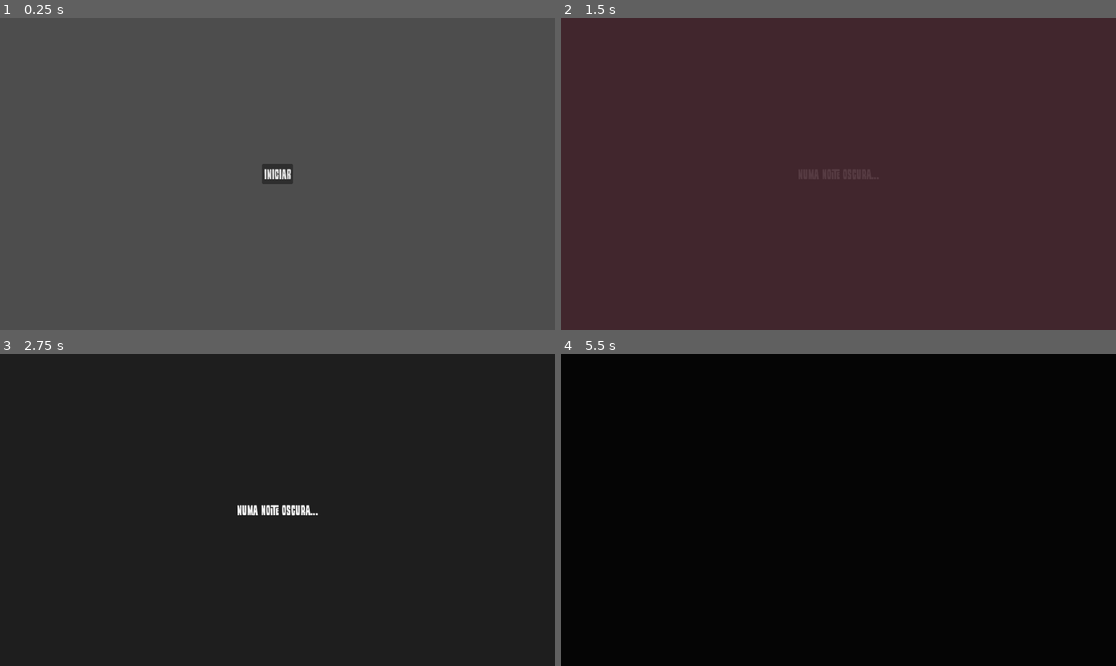
Above: before the commit, frames 1-4 (two rows, left to right).
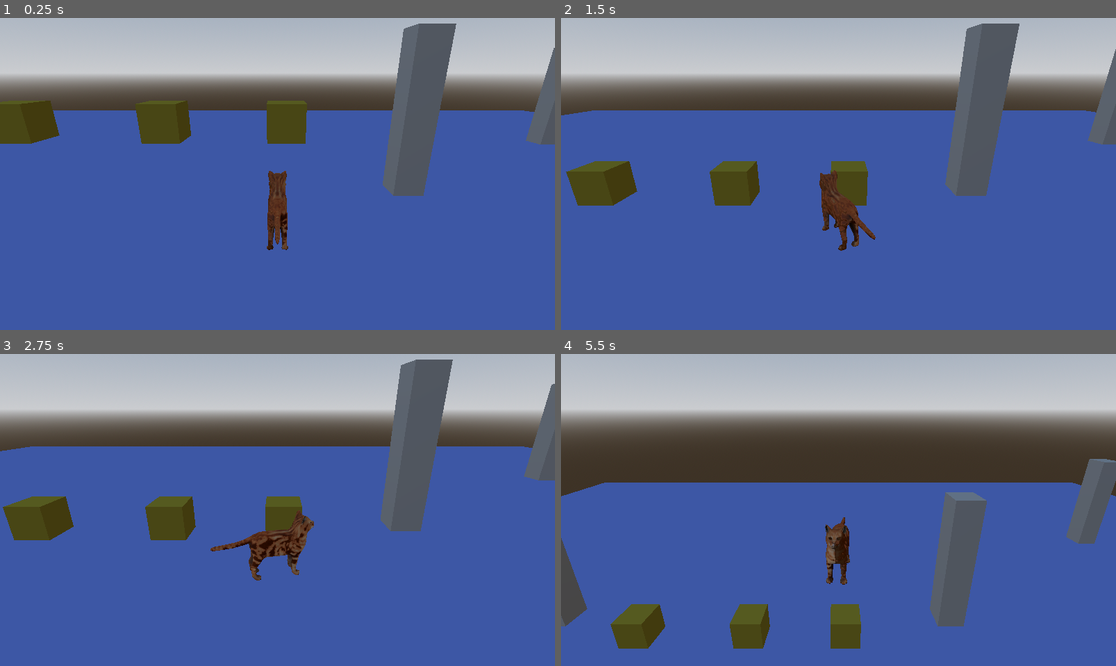
Above: after the commit, the same moments.

Repository: otsuki1153/Game-Jam-Base
Game: Godot game, scene res://Level Scenes/main.tscn
Same seed, same stepped clock (60 frames per second), same inputs: the game is played once before the commit and once after it. Before the commit the project starts from res://start_menu.tscn. Video files are missing from this copy of the repository; at most half a second of black plays in their place.
Inputs (mouse positions are in pixels of both pictures, inside the frame that each line leads up to):
- Up to frame 1 (0.25 s): no input
- Up to frame 2 (1.5 s): click (838, 174) at 0.5 s, where only the run before the commit has a clickable "INICIAR"; move the mouse to (960, 158) at 1.27 s; tap A (A) at 1.35 s
- Up to frame 3 (2.75 s): tap D (D) at 1.55, 2.1 s; move the mouse to (166, 525) at 2.02 s; tap S (S) at 2.3 s
- Up to frame 4 (5.5 s): move the mouse to (894, 441) at 2.77 s; tap S (S) at 2.85, 4.55 s; tap A (A) at 3.05, 3.6, 5.3 s; move the mouse to (810, 572) at 3.52 s; tap D (D) at 3.8, 4.35 s; move the mouse to (1005, 556) at 4.27 s; tap Enter at 5 s; move the mouse to (672, 463) at 5.02 s; tap Space (Espaco) at 5.1 s

The runs differ from the first frame. In frame 1, 93% of the frame differs, in the area x 0-100%, y 0-100%; in frame 2, 97%; in frame 3, 100%; in frame 4, 100%.

Commit message:
add inventory system and collectables

Diff:
--- a/treino-de-2.5-3d/Characters Scenes/Enemy.tscn
+++ b/treino-de-2.5-3d/Characters Scenes/Enemy.tscn
@@ -4,12 +4,16 @@
 
 [sub_resource type="CapsuleShape3D" id="CapsuleShape3D_he4sk"]
 
+[sub_resource type="StandardMaterial3D" id="StandardMaterial3D_cqkcb"]
+albedo_color = Color(0.88278794, 0, 0.08851924, 1)
+
 [sub_resource type="CapsuleMesh" id="CapsuleMesh_4gyqm"]
+material = SubResource("StandardMaterial3D_cqkcb")
 
 [sub_resource type="BoxShape3D" id="BoxShape3D_7xaro"]
 size = Vector3(0.81596375, 1, 1.6082096)
 
-[node name="Enemy" type="CharacterBody3D" unique_id=499718888]
+[node name="Enemy" type="CharacterBody3D" unique_id=499718888 groups=["enemies"]]
 script = ExtResource("1_cqkcb")
 speed = 5.0
 friction = 30.0
--- a/treino-de-2.5-3d/Characters Scenes/player.tscn
+++ b/treino-de-2.5-3d/Characters Scenes/player.tscn
@@ -8,6 +8,8 @@
 [sub_resource type="BoxShape3D" id="BoxShape3D_k6te6"]
 
 [node name="Player" type="CharacterBody3D" unique_id=249294880]
+collision_layer = 2
+collision_mask = 0
 script = ExtResource("1_365mm")
 
 [node name="MeshInstance3D" type="MeshInstance3D" parent="." unique_id=77113508]
--- a/treino-de-2.5-3d/Level Scenes/main.tscn
+++ b/treino-de-2.5-3d/Level Scenes/main.tscn
@@ -2,6 +2,7 @@
 
 [ext_resource type="PackedScene" uid="uid://dh6sf4bucm567" path="res://Characters Scenes/player.tscn" id="1_8pmea"]
 [ext_resource type="PackedScene" uid="uid://ho4bc3t0ws2r" path="res://Characters Scenes/Enemy.tscn" id="2_8c7bq"]
+[ext_resource type="PackedScene" uid="uid://rxiqkjsnfhhv" path="res://Level Scenes/test_escenario.tscn" id="2_cyfsr"]
 
 [sub_resource type="ProceduralSkyMaterial" id="ProceduralSkyMaterial_8pmea"]
 sky_horizon_color = Color(0.66224277, 0.6717428, 0.6867428, 1)
@@ -15,20 +16,6 @@
 sky = SubResource("Sky_8c7bq")
 tonemap_mode = 2
 
-[sub_resource type="StandardMaterial3D" id="StandardMaterial3D_8pmea"]
-albedo_color = Color(0, 0, 1, 1)
-
-[sub_resource type="PlaneMesh" id="PlaneMesh_8pmea"]
-material = SubResource("StandardMaterial3D_8pmea")
-
-[sub_resource type="BoxShape3D" id="BoxShape3D_8pmea"]
-size = Vector3(6.4368286, 0.5411377, 6.424156)
-
-[sub_resource type="BoxMesh" id="BoxMesh_8c7bq"]
-
-[sub_resource type="ConcavePolygonShape3D" id="ConcavePolygonShape3D_cyfsr"]
-data = PackedVector3Array(-0.5, 0.5, 0.5, 0.5, 0.5, 0.5, -0.5, -0.5, 0.5, 0.5, 0.5, 0.5, 0.5, -0.5, 0.5, -0.5, -0.5, 0.5, 0.5, 0.5, -0.5, -0.5, 0.5, -0.5, 0.5, -0.5, -0.5, -0.5, 0.5, -0.5, -0.5, -0.5, -0.5, 0.5, -0.5, -0.5, 0.5, 0.5, 0.5, 0.5, 0.5, -0.5, 0.5, -0.5, 0.5, 0.5, 0.5, -0.5, 0.5, -0.5, -0.5, 0.5, -0.5, 0.5, -0.5, 0.5, -0.5, -0.5, 0.5, 0.5, -0.5, -0.5, -0.5, -0.5, 0.5, 0.5, -0.5, -0.5, 0.5, -0.5, -0.5, -0.5, 0.5, 0.5, 0.5, -0.5, 0.5, 0.5, 0.5, 0.5, -0.5, -0.5, 0.5, 0.5, -0.5, 0.5, -0.5, 0.5, 0.5, -0.5, -0.5, -0.5, 0.5, 0.5, -0.5, 0.5, -0.5, -0.5, -0.5, 0.5, -0.5, 0.5, 0.5, -0.5, -0.5, -0.5, -0.5, -0.5)
-
 [node name="Main" type="Node3D" unique_id=727504047]
 
 [node name="WorldEnvironment" type="WorldEnvironment" parent="." unique_id=1281177269]
@@ -36,6 +23,7 @@
 
 [node name="Player" parent="." unique_id=249294880 node_paths=PackedStringArray("enemy") instance=ExtResource("1_8pmea")]
 transform = Transform3D(1, 0, 0, 0, 1, 0, 0, 0, 1, 0, 1.194841, 0)
+collision_mask = 5
 up_direction = Vector3(0, 0, 1)
 SPEED = 50.0
 friction = 15.0
@@ -48,119 +36,8 @@
 transform = Transform3D(1, 0, 0, 0, 0.9965829, 0.08259952, 0, -0.08259952, 0.9965829, 0, 0.60379887, 4.791954)
 fov = 58.0
 
-[node name="StaticBody3D" type="StaticBody3D" parent="." unique_id=149542513]
-transform = Transform3D(8.27, 0, 0, 0, 8.27, 0, 0, 0, 8.27, 0, 0, 0)
+[node name="Escenario" parent="." unique_id=1692842593 instance=ExtResource("2_cyfsr")]
 
-[node name="MeshInstance3D" type="MeshInstance3D" parent="StaticBody3D" unique_id=288782727]
-transform = Transform3D(3.22, 0, 0, 0, 3.22, 0, 0, 0, 3.22, 0, 0, 0)
-mesh = SubResource("PlaneMesh_8pmea")
-
-[node name="CollisionShape3D" type="CollisionShape3D" parent="StaticBody3D" unique_id=62866042]
-transform = Transform3D(1, 0, 0, 0, 1, 0, 0, 0, 1, -0.0011299073, -0.22943115, -0.0067405854)
-shape = SubResource("BoxShape3D_8pmea")
-
-[node name="DirectionalLight3D" type="DirectionalLight3D" parent="." unique_id=44104671]
-transform = Transform3D(1, 0, 0, 0, 0.005654857, 0.999984, 0, -0.999984, 0.005654857, 0, 21.133732, 0)
-
-[node name="Bridge" type="StaticBody3D" parent="." unique_id=1437444304]
-transform = Transform3D(1, 0, 0, 0, 1, 0, 0, 0, 1, 0, 0.4884882, 5.2648764)
-
-[node name="MeshInstance3D" type="MeshInstance3D" parent="Bridge" unique_id=505383889]
-transform = Transform3D(1, 0, 0, 0, 9.191154, 0, 0, 0, 1, 0, 0, 0)
-mesh = SubResource("BoxMesh_8c7bq")
-
-[node name="CollisionShape3D2" type="CollisionShape3D" parent="Bridge" unique_id=259462285]
-transform = Transform3D(1, 0, 0, 0, 9.191154, 0, 0, 0, 1, 0, 0, 0)
-shape = SubResource("ConcavePolygonShape3D_cyfsr")
-
-[node name="Bridge2" type="StaticBody3D" parent="." unique_id=741309907]
-transform = Transform3D(1, 0, 0, 0, 1, 0, 0, 0, 1, -11.031557, 0.4884882, 10.537199)
-
-[node name="MeshInstance3D" type="MeshInstance3D" parent="Bridge2" unique_id=1845378209]
-transform = Transform3D(1, 0, 0, 0, 9.191154, 0, 0, 0, 1, 0, 0, 0)
-mesh = SubResource("BoxMesh_8c7bq")
-
-[node name="CollisionShape3D2" type="CollisionShape3D" parent="Bridge2" unique_id=96197530]
-transform = Transform3D(1, 0, 0, 0, 9.191154, 0, 0, 0, 1, 0, 0, 0)
-shape = SubResource("ConcavePolygonShape3D_cyfsr")
-
-[node name="Bridge3" type="StaticBody3D" parent="." unique_id=1584964483]
-transform = Transform3D(1, 0, 0, 0, 1, 0, 0, 0, 1, -11.031557, 0.4884882, -4.5471354)
-
-[node name="MeshInstance3D" type="MeshInstance3D" parent="Bridge3" unique_id=1115908517]
-transform = Transform3D(1, 0, 0, 0, 9.191154, 0, 0, 0, 1, 0, 0, 0)
-mesh = SubResource("BoxMesh_8c7bq")
-
-[node name="CollisionShape3D2" type="CollisionShape3D" parent="Bridge3" unique_id=644299735]
-transform = Transform3D(1, 0, 0, 0, 9.191154, 0, 0, 0, 1, 0, 0, 0)
-shape = SubResource("ConcavePolygonShape3D_cyfsr")
-
-[node name="Bridge4" type="StaticBody3D" parent="." unique_id=396470970]
-transform = Transform3D(1, 0, 0, 0, 1, 0, 0, 0, 1, 4.32786, 0.4884882, -4.5471354)
-
-[node name="MeshInstance3D" type="MeshInstance3D" parent="Bridge4" unique_id=865436977]
-transform = Transform3D(1, 0, 0, 0, 9.191154, 0, 0, 0, 1, 0, 0, 0)
-mesh = SubResource("BoxMesh_8c7bq")
-
-[node name="CollisionShape3D2" type="CollisionShape3D" parent="Bridge4" unique_id=763377406]
-transform = Transform3D(1, 0, 0, 0, 9.191154, 0, 0, 0, 1, 0, 0, 0)
-shape = SubResource("ConcavePolygonShape3D_cyfsr")
-
-[node name="Bridge5" type="StaticBody3D" parent="." unique_id=213321678]
-transform = Transform3D(1, 0, 0, 0, 1, 0, 0, 0, 1, 4.32786, 0.4884882, 13.924626)
-
-[node name="MeshInstance3D" type="MeshInstance3D" parent="Bridge5" unique_id=237523266]
-transform = Transform3D(1, 0, 0, 0, 9.191154, 0, 0, 0, 1, 0, 0, 0)
-mesh = SubResource("BoxMesh_8c7bq")
-
-[node name="CollisionShape3D2" type="CollisionShape3D" parent="Bridge5" unique_id=1623626939]
-transform = Transform3D(1, 0, 0, 0, 9.191154, 0, 0, 0, 1, 0, 0, 0)
-shape = SubResource("ConcavePolygonShape3D_cyfsr")
-
-[node name="Bridge6" type="StaticBody3D" parent="." unique_id=679026556]
-transform = Transform3D(1, 0, 0, 0, 1, 0, 0, 0, 1, 15.420908, 0.4884882, 13.924626)
-
-[node name="MeshInstance3D" type="MeshInstance3D" parent="Bridge6" unique_id=1129628944]
-transform = Transform3D(1, 0, 0, 0, 9.191154, 0, 0, 0, 1, 0, 0, 0)
-mesh = SubResource("BoxMesh_8c7bq")
-
-[node name="CollisionShape3D2" type="CollisionShape3D" parent="Bridge6" unique_id=1802186848]
-transform = Transform3D(1, 0, 0, 0, 9.191154, 0, 0, 0, 1, 0, 0, 0)
-shape = SubResource("ConcavePolygonShape3D_cyfsr")
-
-[node name="Bridge7" type="StaticBody3D" parent="." unique_id=400824698]
-transform = Transform3D(1, 0, 0, 0, 1, 0, 0, 0, 1, 15.420908, 0.4884882, -11.618627)
-
-[node name="MeshInstance3D" type="MeshInstance3D" parent="Bridge7" unique_id=213701396]
-transform = Transform3D(1, 0, 0, 0, 9.191154, 0, 0, 0, 1, 0, 0, 0)
-mesh = SubResource("BoxMesh_8c7bq")
-
-[node name="CollisionShape3D2" type="CollisionShape3D" parent="Bridge7" unique_id=653074828]
-transform = Transform3D(1, 0, 0, 0, 9.191154, 0, 0, 0, 1, 0, 0, 0)
-shape = SubResource("ConcavePolygonShape3D_cyfsr")
-
-[node name="Bridge8" type="StaticBody3D" parent="." unique_id=1449525485]
-transform = Transform3D(1, 0, 0, 0, 1, 0, 0, 0, 1, 15.420908, 0.4884882, 2.615261)
-
-[node name="MeshInstance3D" type="MeshInstance3D" parent="Bridge8" unique_id=1017597646]
-transform = Transform3D(1, 0, 0, 0, 9.191154, 0, 0, 0, 1, 0, 0, 0)
-mesh = SubResource("BoxMesh_8c7bq")
-
-[node name="CollisionShape3D2" type="CollisionShape3D" parent="Bridge8" unique_id=1253963394]
-transform = Transform3D(1, 0, 0, 0, 9.191154, 0, 0, 0, 1, 0, 0, 0)
-shape = SubResource("ConcavePolygonShape3D_cyfsr")
-
-[node name="Bridge9" type="StaticBody3D" parent="." unique_id=1549274438]
-transform = Transform3D(1, 0, 0, 0, 1, 0, 0, 0, 1, -4.3264637, 0.4884882, 18.996464)
-
-[node name="MeshInstance3D" type="MeshInstance3D" parent="Bridge9" unique_id=1771517461]
-transform = Transform3D(1, 0, 0, 0, 9.191154, 0, 0, 0, 1, 0, 0, 0)
-mesh = SubResource("BoxMesh_8c7bq")
-
-[node name="CollisionShape3D2" type="CollisionShape3D" parent="Bridge9" unique_id=1673721745]
-transform = Transform3D(1, 0, 0, 0, 9.191154, 0, 0, 0, 1, 0, 0, 0)
-shape = SubResource("ConcavePolygonShape3D_cyfsr")
-
-[node name="CharacterBody3D" parent="." unique_id=499718888 node_paths=PackedStringArray("player") instance=ExtResource("2_8c7bq")]
+[node name="Enemy" parent="." unique_id=499718888 node_paths=PackedStringArray("player") instance=ExtResource("2_8c7bq")]
 transform = Transform3D(1, 0, 0, 0, 1, 0, 0, 0, 1, 0, 6.914803, 12.688668)
 player = NodePath("../Player")
--- /dev/null
+++ b/treino-de-2.5-3d/Level Scenes/test_escenario.tscn
@@ -0,0 +1,154 @@
+[gd_scene format=3 uid="uid://rxiqkjsnfhhv"]
+
+[ext_resource type="PackedScene" uid="uid://b8e4kwd1s5rcy" path="res://collectables/collectable.tscn" id="1_k3qng"]
+
+[sub_resource type="StandardMaterial3D" id="StandardMaterial3D_8pmea"]
+albedo_color = Color(0.3863902, 0.4580878, 0.73859894, 1)
+
+[sub_resource type="PlaneMesh" id="PlaneMesh_8pmea"]
+material = SubResource("StandardMaterial3D_8pmea")
+
+[sub_resource type="BoxShape3D" id="BoxShape3D_8pmea"]
+size = Vector3(6.4368286, 0.5411377, 6.424156)
+
+[sub_resource type="BoxMesh" id="BoxMesh_8c7bq"]
+
+[sub_resource type="ConcavePolygonShape3D" id="ConcavePolygonShape3D_cyfsr"]
+data = PackedVector3Array(-0.5, 0.5, 0.5, 0.5, 0.5, 0.5, -0.5, -0.5, 0.5, 0.5, 0.5, 0.5, 0.5, -0.5, 0.5, -0.5, -0.5, 0.5, 0.5, 0.5, -0.5, -0.5, 0.5, -0.5, 0.5, -0.5, -0.5, -0.5, 0.5, -0.5, -0.5, -0.5, -0.5, 0.5, -0.5, -0.5, 0.5, 0.5, 0.5, 0.5, 0.5, -0.5, 0.5, -0.5, 0.5, 0.5, 0.5, -0.5, 0.5, -0.5, -0.5, 0.5, -0.5, 0.5, -0.5, 0.5, -0.5, -0.5, 0.5, 0.5, -0.5, -0.5, -0.5, -0.5, 0.5, 0.5, -0.5, -0.5, 0.5, -0.5, -0.5, -0.5, 0.5, 0.5, 0.5, -0.5, 0.5, 0.5, 0.5, 0.5, -0.5, -0.5, 0.5, 0.5, -0.5, 0.5, -0.5, 0.5, 0.5, -0.5, -0.5, -0.5, 0.5, 0.5, -0.5, 0.5, -0.5, -0.5, -0.5, 0.5, -0.5, 0.5, 0.5, -0.5, -0.5, -0.5, -0.5, -0.5)
+
+[node name="Node3D" type="Node3D" unique_id=1692842593]
+
+[node name="world" type="Node3D" parent="." unique_id=332573748]
+
+[node name="StaticBody3D" type="StaticBody3D" parent="world" unique_id=573528089]
+transform = Transform3D(8.27, 0, 0, 0, 8.27, 0, 0, 0, 8.27, 0, 0, 0)
+collision_mask = 0
+
+[node name="MeshInstance3D" type="MeshInstance3D" parent="world/StaticBody3D" unique_id=180807722]
+transform = Transform3D(3.22, 0, 0, 0, 3.22, 0, 0, 0, 3.22, 0, 0, 0)
+mesh = SubResource("PlaneMesh_8pmea")
+
+[node name="CollisionShape3D" type="CollisionShape3D" parent="world/StaticBody3D" unique_id=1123824622]
+transform = Transform3D(1, 0, 0, 0, 1, 0, 0, 0, 1, -0.0011299073, -0.22943115, -0.0067405854)
+shape = SubResource("BoxShape3D_8pmea")
+
+[node name="Bridge" type="StaticBody3D" parent="world" unique_id=815929366]
+transform = Transform3D(1, 0, 0, 0, 1, 0, 0, 0, 1, 0, 0.4884882, 5.2648764)
+collision_mask = 0
+
+[node name="MeshInstance3D" type="MeshInstance3D" parent="world/Bridge" unique_id=1917292667]
+transform = Transform3D(1, 0, 0, 0, 9.191154, 0, 0, 0, 1, 0, 0, 0)
+mesh = SubResource("BoxMesh_8c7bq")
+
+[node name="CollisionShape3D2" type="CollisionShape3D" parent="world/Bridge" unique_id=694293279]
+transform = Transform3D(1, 0, 0, 0, 9.191154, 0, 0, 0, 1, 0, 0, 0)
+shape = SubResource("ConcavePolygonShape3D_cyfsr")
+
+[node name="Bridge2" type="StaticBody3D" parent="world" unique_id=862108555]
+transform = Transform3D(1, 0, 0, 0, 1, 0, 0, 0, 1, -11.031557, 0.4884882, 10.537199)
+collision_mask = 0
+
+[node name="MeshInstance3D" type="MeshInstance3D" parent="world/Bridge2" unique_id=1501131624]
+transform = Transform3D(1, 0, 0, 0, 9.191154, 0, 0, 0, 1, 0, 0, 0)
+mesh = SubResource("BoxMesh_8c7bq")
+
+[node name="CollisionShape3D2" type="CollisionShape3D" parent="world/Bridge2" unique_id=605013901]
+transform = Transform3D(1, 0, 0, 0, 9.191154, 0, 0, 0, 1, 0, 0, 0)
+shape = SubResource("ConcavePolygonShape3D_cyfsr")
+
+[node name="Bridge3" type="StaticBody3D" parent="world" unique_id=1891120151]
+transform = Transform3D(1, 0, 0, 0, 1, 0, 0, 0, 1, -11.031557, 0.4884882, -4.5471354)
+collision_mask = 0
+
+[node name="MeshInstance3D" type="MeshInstance3D" parent="world/Bridge3" unique_id=1305419894]
+transform = Transform3D(1, 0, 0, 0, 9.191154, 0, 0, 0, 1, 0, 0, 0)
+mesh = SubResource("BoxMesh_8c7bq")
+
+[node name="CollisionShape3D2" type="CollisionShape3D" parent="world/Bridge3" unique_id=27455113]
+transform = Transform3D(1, 0, 0, 0, 9.191154, 0, 0, 0, 1, 0, 0, 0)
+shape = SubResource("ConcavePolygonShape3D_cyfsr")
+
+[node name="Bridge4" type="StaticBody3D" parent="world" unique_id=44761756]
+transform = Transform3D(1, 0, 0, 0, 1, 0, 0, 0, 1, 4.32786, 0.4884882, -4.5471354)
+collision_mask = 0
+
+[node name="MeshInstance3D" type="MeshInstance3D" parent="world/Bridge4" unique_id=1090776723]
+transform = Transform3D(1, 0, 0, 0, 9.191154, 0, 0, 0, 1, 0, 0, 0)
+mesh = SubResource("BoxMesh_8c7bq")
+
+[node name="CollisionShape3D2" type="CollisionShape3D" parent="world/Bridge4" unique_id=23939954]
+transform = Transform3D(1, 0, 0, 0, 9.191154, 0, 0, 0, 1, 0, 0, 0)
+shape = SubResource("ConcavePolygonShape3D_cyfsr")
+
+[node name="Bridge5" type="StaticBody3D" parent="world" unique_id=2018649154]
+transform = Transform3D(1, 0, 0, 0, 1, 0, 0, 0, 1, 4.32786, 0.4884882, 13.924626)
+collision_mask = 0
+
+[node name="MeshInstance3D" type="MeshInstance3D" parent="world/Bridge5" unique_id=1571127414]
+transform = Transform3D(1, 0, 0, 0, 9.191154, 0, 0, 0, 1, 0, 0, 0)
+mesh = SubResource("BoxMesh_8c7bq")
+
+[node name="CollisionShape3D2" type="CollisionShape3D" parent="world/Bridge5" unique_id=653896845]
+transform = Transform3D(1, 0, 0, 0, 9.191154, 0, 0, 0, 1, 0, 0, 0)
+shape = SubResource("ConcavePolygonShape3D_cyfsr")
+
+[node name="Bridge6" type="StaticBody3D" parent="world" unique_id=1679028301]
+transform = Transform3D(1, 0, 0, 0, 1, 0, 0, 0, 1, 15.420908, 0.4884882, 13.924626)
+collision_mask = 0
+
+[node name="MeshInstance3D" type="MeshInstance3D" parent="world/Bridge6" unique_id=999448724]
+transform = Transform3D(1, 0, 0, 0, 9.191154, 0, 0, 0, 1, 0, 0, 0)
+mesh = SubResource("BoxMesh_8c7bq")
+
+[node name="CollisionShape3D2" type="CollisionShape3D" parent="world/Bridge6" unique_id=124965535]
+transform = Transform3D(1, 0, 0, 0, 9.191154, 0, 0, 0, 1, 0, 0, 0)
+shape = SubResource("ConcavePolygonShape3D_cyfsr")
+
+[node name="Bridge7" type="StaticBody3D" parent="world" unique_id=1666426026]
+transform = Transform3D(1, 0, 0, 0, 1, 0, 0, 0, 1, 15.420908, 0.4884882, -11.618627)
+collision_mask = 0
+
+[node name="MeshInstance3D" type="MeshInstance3D" parent="world/Bridge7" unique_id=1464265141]
+transform = Transform3D(1, 0, 0, 0, 9.191154, 0, 0, 0, 1, 0, 0, 0)
+mesh = SubResource("BoxMesh_8c7bq")
+
+[node name="CollisionShape3D2" type="CollisionShape3D" parent="world/Bridge7" unique_id=699541188]
+transform = Transform3D(1, 0, 0, 0, 9.191154, 0, 0, 0, 1, 0, 0, 0)
+shape = SubResource("ConcavePolygonShape3D_cyfsr")
+
+[node name="Bridge8" type="StaticBody3D" parent="world" unique_id=1869748021]
+transform = Transform3D(1, 0, 0, 0, 1, 0, 0, 0, 1, 15.420908, 0.4884882, 2.615261)
+collision_mask = 0
+
+[node name="MeshInstance3D" type="MeshInstance3D" parent="world/Bridge8" unique_id=916009020]
+transform = Transform3D(1, 0, 0, 0, 9.191154, 0, 0, 0, 1, 0, 0, 0)
+mesh = SubResource("BoxMesh_8c7bq")
+
+[node name="CollisionShape3D2" type="CollisionShape3D" parent="world/Bridge8" unique_id=987119526]
+transform = Transform3D(1, 0, 0, 0, 9.191154, 0, 0, 0, 1, 0, 0, 0)
+shape = SubResource("ConcavePolygonShape3D_cyfsr")
+
+[node name="Bridge9" type="StaticBody3D" parent="world" unique_id=636161846]
+transform = Transform3D(1, 0, 0, 0, 1, 0, 0, 0, 1, -4.3264637, 0.4884882, 18.996464)
+collision_mask = 0
+
+[node name="MeshInstance3D" type="MeshInstance3D" parent="world/Bridge9" unique_id=242103729]
+transform = Transform3D(1, 0, 0, 0, 9.191154, 0, 0, 0, 1, 0, 0, 0)
+mesh = SubResource("BoxMesh_8c7bq")
+
+[node name="CollisionShape3D2" type="CollisionShape3D" parent="world/Bridge9" unique_id=1543659338]
+transform = Transform3D(1, 0, 0, 0, 9.191154, 0, 0, 0, 1, 0, 0, 0)
+shape = SubResource("ConcavePolygonShape3D_cyfsr")
+
+[node name="Collectables" type="Node3D" parent="." unique_id=331153170]
+
+[node name="Collectable1" parent="Collectables" unique_id=256963618 instance=ExtResource("1_k3qng")]
+transform = Transform3D(1, 0, 0, 0, 1, 0, 0, 0, 1, -6.895945, 2.883469, -3.1782131)
+
+[node name="Collectable2" parent="Collectables" unique_id=909151617 instance=ExtResource("1_k3qng")]
+transform = Transform3D(1, 0, 0, 0, 1, 0, 0, 0, 1, -3.0331218, 2.883469, -3.1782131)
+item_type = 1
+
+[node name="Collectable3" parent="Collectables" unique_id=611943895 instance=ExtResource("1_k3qng")]
+transform = Transform3D(1, 0, 0, 0, 1, 0, 0, 0, 1, 0.23044586, 2.883469, -3.1782131)
+item_type = 2
--- /dev/null
+++ b/treino-de-2.5-3d/collectables/collectable.gd
@@ -0,0 +1,14 @@
+extends RigidBody3D
+
+@export var item_type: InventoryManager.Items
+@onready var area_3d: Area3D = $Area3D
+
+# Called when the node enters the scene tree for the first time.
+func _ready() -> void:
+	assert(item_type !=null, "item type required")
+	area_3d.body_entered.connect(handle)
+
+func handle(body):
+	if body.is_in_group("player"):
+		InventoryManager.add_item(item_type)
+		queue_free()
--- /dev/null
+++ b/treino-de-2.5-3d/collectables/collectable.tscn
@@ -0,0 +1,28 @@
+[gd_scene format=3 uid="uid://b8e4kwd1s5rcy"]
+
+[ext_resource type="Script" uid="uid://dqc3rr87st5cc" path="res://collectables/collectable.gd" id="1_xtauc"]
+
+[sub_resource type="BoxShape3D" id="BoxShape3D_dkyxv"]
+
+[sub_resource type="StandardMaterial3D" id="StandardMaterial3D_blv3s"]
+albedo_color = Color(0.5181602, 0.47351897, 0.10975512, 1)
+
+[sub_resource type="BoxMesh" id="BoxMesh_k3qng"]
+material = SubResource("StandardMaterial3D_blv3s")
+
+[node name="RigidBody3D" type="RigidBody3D" unique_id=403201364]
+collision_layer = 0
+script = ExtResource("1_xtauc")
+
+[node name="CollisionShape3D2" type="CollisionShape3D" parent="." unique_id=609346668]
+shape = SubResource("BoxShape3D_dkyxv")
+
+[node name="Area3D" type="Area3D" parent="." unique_id=256963618]
+collision_layer = 8
+collision_mask = 2
+
+[node name="MeshInstance3D" type="MeshInstance3D" parent="Area3D" unique_id=879290149]
+mesh = SubResource("BoxMesh_k3qng")
+
+[node name="CollisionShape3D" type="CollisionShape3D" parent="Area3D" unique_id=1780239513]
+shape = SubResource("BoxShape3D_dkyxv")
--- /dev/null
+++ b/treino-de-2.5-3d/cutscenes/intro.gd
@@ -0,0 +1,5 @@
+extends Control
+
+
+func go_to_game():
+	SceneManager.go_to_game()
--- a/treino-de-2.5-3d/cutscenes/intro.tscn
+++ b/treino-de-2.5-3d/cutscenes/intro.tscn
@@ -1,6 +1,7 @@
 [gd_scene format=3 uid="uid://dua2eag4uaigu"]
 
 [ext_resource type="FontFile" uid="uid://bqjb51y27rckv" path="res://fonts/woodstamp/Woodstamp.otf" id="1_fwsgo"]
+[ext_resource type="Script" uid="uid://dc4dr7tdsgw1f" path="res://cutscenes/intro.gd" id="1_fynay"]
 [ext_resource type="VideoStream" uid="uid://cfqy00rlbmmue" path="res://cutscenes/videos/demo_cutscene.ogv" id="2_mbx7u"]
 
 [sub_resource type="Animation" id="Animation_fwsgo"]
@@ -88,10 +89,24 @@
 tracks/3/interp = 1
 tracks/3/loop_wrap = true
 tracks/3/keys = {
-"times": PackedFloat32Array(4, 4.5),
-"transitions": PackedFloat32Array(1, 1),
+"times": PackedFloat32Array(4, 4.5, 6.1),
+"transitions": PackedFloat32Array(1, 3.249004, 2.07053),
 "update": 0,
-"values": [Color(1, 1, 1, 0), Color(1, 1, 1, 1)]
+"values": [Color(1, 1, 1, 0), Color(1, 1, 1, 1), Color(1, 1, 1, 0)]
+}
+tracks/4/type = "method"
+tracks/4/imported = false
+tracks/4/enabled = true
+tracks/4/path = NodePath(".")
+tracks/4/interp = 1
+tracks/4/loop_wrap = true
+tracks/4/keys = {
+"times": PackedFloat32Array(6.1666665),
+"transitions": PackedFloat32Array(1),
+"values": [{
+"args": [],
+"method": &"go_to_game"
+}]
 }
 
 [sub_resource type="AnimationLibrary" id="AnimationLibrary_fynay"]
@@ -107,6 +122,7 @@
 anchor_bottom = 1.0
 grow_horizontal = 2
 grow_vertical = 2
+script = ExtResource("1_fynay")
 
 [node name="ColorRect" type="ColorRect" parent="." unique_id=227682869]
 layout_mode = 1
@@ -150,4 +166,3 @@
 stream = ExtResource("2_mbx7u")
 autoplay = true
 expand = true
-loop = true
--- a/treino-de-2.5-3d/cutscenes/scene_manager.gd
+++ b/treino-de-2.5-3d/cutscenes/scene_manager.gd
@@ -17,3 +17,6 @@
 
 func go_to_intro():
 	change_scene("res://cutscenes/intro.tscn")
+
+func go_to_game():
+	change_scene("res://Level Scenes/main.tscn")
--- /dev/null
+++ b/treino-de-2.5-3d/inventory/inventory_manager.gd
@@ -0,0 +1,13 @@
+extends Node
+
+var list = []
+
+enum Items {
+	ITEM1,
+	ITEM2,
+	ITEM3,
+}
+
+func add_item(item: Items):
+	list.append(item)
+	print("item anadido, lista completa: ",list)
--- a/treino-de-2.5-3d/project.godot
+++ b/treino-de-2.5-3d/project.godot
@@ -11,13 +11,20 @@
 [application]
 
 config/name="Treino de 2.5/3D"
-run/main_scene="uid://xfw6ujrk1d3x"
+run/main_scene="uid://dj6j7255gyexa"
 config/features=PackedStringArray("4.6", "GL Compatibility")
 config/icon="res://icon.svg"
 
 [autoload]
 
 SceneManager="*uid://b3ybgnkxoxfil"
+InventoryManager="*uid://btkij8ya6gte4"
+
+[global_group]
+
+enemies=""
+collectable=""
+player=""
 
 [gui]
 
@@ -73,6 +80,17 @@
 ]
 }
 
+[layer_names]
+
+2d_physics/layer_1="world"
+3d_physics/layer_1="world"
+2d_physics/layer_2="enemies"
+3d_physics/layer_2="player"
+2d_physics/layer_3="player"
+3d_physics/layer_3="enemies"
+2d_physics/layer_4="collectable"
+3d_physics/layer_4="collectables"
+
 [physics]
 
 3d/physics_engine="Jolt Physics"
--- a/treino-de-2.5-3d/start_menu.tscn
+++ b/treino-de-2.5-3d/start_menu.tscn
@@ -18,10 +18,10 @@
 anchor_top = 0.5
 anchor_right = 0.5
 anchor_bottom = 0.5
-offset_left = -18.5
-offset_top = -12.5
-offset_right = 18.5
-offset_bottom = 12.5
+offset_left = -32.0
+offset_top = -21.0
+offset_right = 32.0
+offset_bottom = 21.0
 grow_horizontal = 2
 grow_vertical = 2
 size_flags_horizontal = 2
Not shown, added: treino-de-2.5-3d/collectables/collectable.gd.uid
Not shown, added: treino-de-2.5-3d/cutscenes/intro.gd.uid
Not shown, added: treino-de-2.5-3d/inventory/inventory_manager.gd.uid
Not shown: 1 places in treino-de-2.5-3d/start_menu.tscn that only renumber resources
